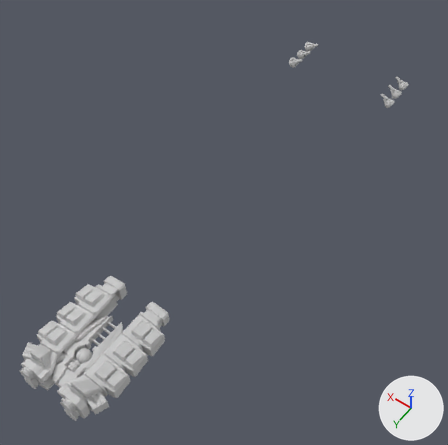
A saved change to the FBX model プロトタイプ/ShootingGame/Assets/3DObj/big-core-mk3.fbx.
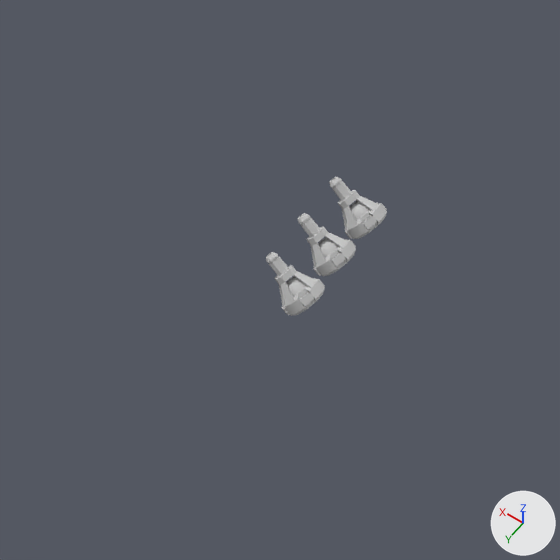
The first picture shows the older version from a camera (50 mm lens) standing at (-92.0, 54.0, 191.0) and looking at (0.0, -75.0, -11.0). The close-ups show both versions on the part from 72% to 100% of the width and 8% to 37% of the height of that picture; other places that the commit changed are outside them. Arrows for +X, +Y and +Z are at lower right; the lights stay in place. Both versions are drawn at frame 269 of the action 'Take 001'; the numbers are the values there.

Names of what the first close-up shows: 'option1', 'option2', 'option3'.
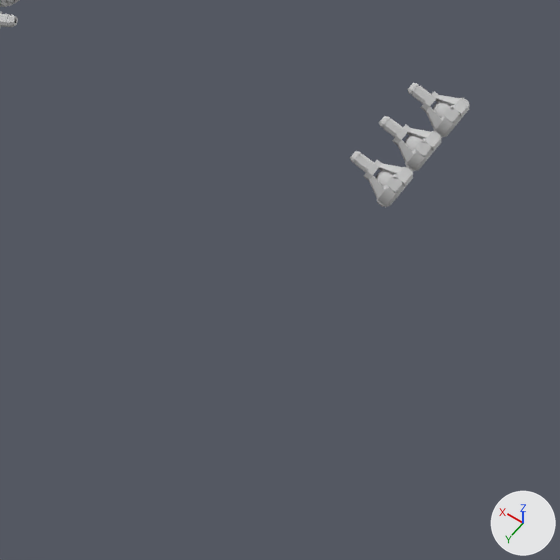
Patch to the scene script:
```diff
--- a/プロトタイプ/ShootingGame/Assets/3DObj/big-core-mk3.fbx.py
+++ b/プロトタイプ/ShootingGame/Assets/3DObj/big-core-mk3.fbx.py
@@ ob_option1 @@
 ob_option1.parent = ob_dummy001
-ob_option1.location = (-960.2, -3151.0, -0.00449)
-ob_option1.rotation_euler = (0.0, 0.942, 0.0)  # degrees (0, 54, 0)
+ob_option1.location = (-960.2, -3991.0, -0.00446)
+ob_option1.rotation_euler = (0.0, 1.244, 0.0)  # degrees (0, 71, 0)
 ob_option1.scale = (0.577, 0.577, 0.811)
@@ ob_option3 @@
 ob_option3.parent = ob_dummy001
-ob_option3.location = (-960.2, -3746.0, -0.00449)
-ob_option3.rotation_euler = (0.0, 0.942, 0.0)  # degrees (0, 54, 0)
+ob_option3.location = (-960.2, -4569.0, -0.00446)
+ob_option3.rotation_euler = (0.0, 1.244, 0.0)  # degrees (0, 71, 0)
 ob_option3.scale = (0.577, 0.577, 0.811)
@@ ob_option4 @@
 ob_option4.parent = ob_dummy001
-ob_option4.location = (941.3, -3145.0, -0.00037)
+ob_option4.location = (941.3, -3970.0, -0.000346)
 ob_option4.rotation_euler = (0.0, -0.942, 0.0)  # degrees (0, -54, 0)
@@ ob_option2 @@
 ob_option2.parent = ob_dummy001
-ob_option2.location = (-957.8, -3451.0, -0.00449)
-ob_option2.rotation_euler = (0.0, 0.942, 0.0)  # degrees (0, 54, 0)
+ob_option2.location = (-957.8, -4284.0, -0.00448)
+ob_option2.rotation_euler = (0.0, 1.244, 0.0)  # degrees (0, 71, 0)
 ob_option2.scale = (0.577, 0.577, 0.811)
@@ ob_option5 @@
 ob_option5.parent = ob_dummy001
-ob_option5.location = (942.1, -3448.0, -0.000374)
+ob_option5.location = (941.7, -4274.0, -0.000361)
 ob_option5.rotation_euler = (0.0, -0.942, 0.0)  # degrees (0, -54, 0)
```

Where the change shows, as pixel boxes (x1, y1, x2, y2) in the close-ups (560 x 560 px):
'option1', moved, turned
    before: (266, 252, 325, 316)
    after: (350, 151, 413, 207)
'option2', moved, turned
    before: (298, 213, 356, 276)
    after: (379, 116, 442, 171)
'option3', moved, turned
    before: (329, 177, 387, 239)
    after: (408, 83, 470, 138)
'option4', moved (not visible before)
    after: (0, 11, 18, 28)
'option5', moved (not visible before)
    after: (0, 0, 20, 7)
